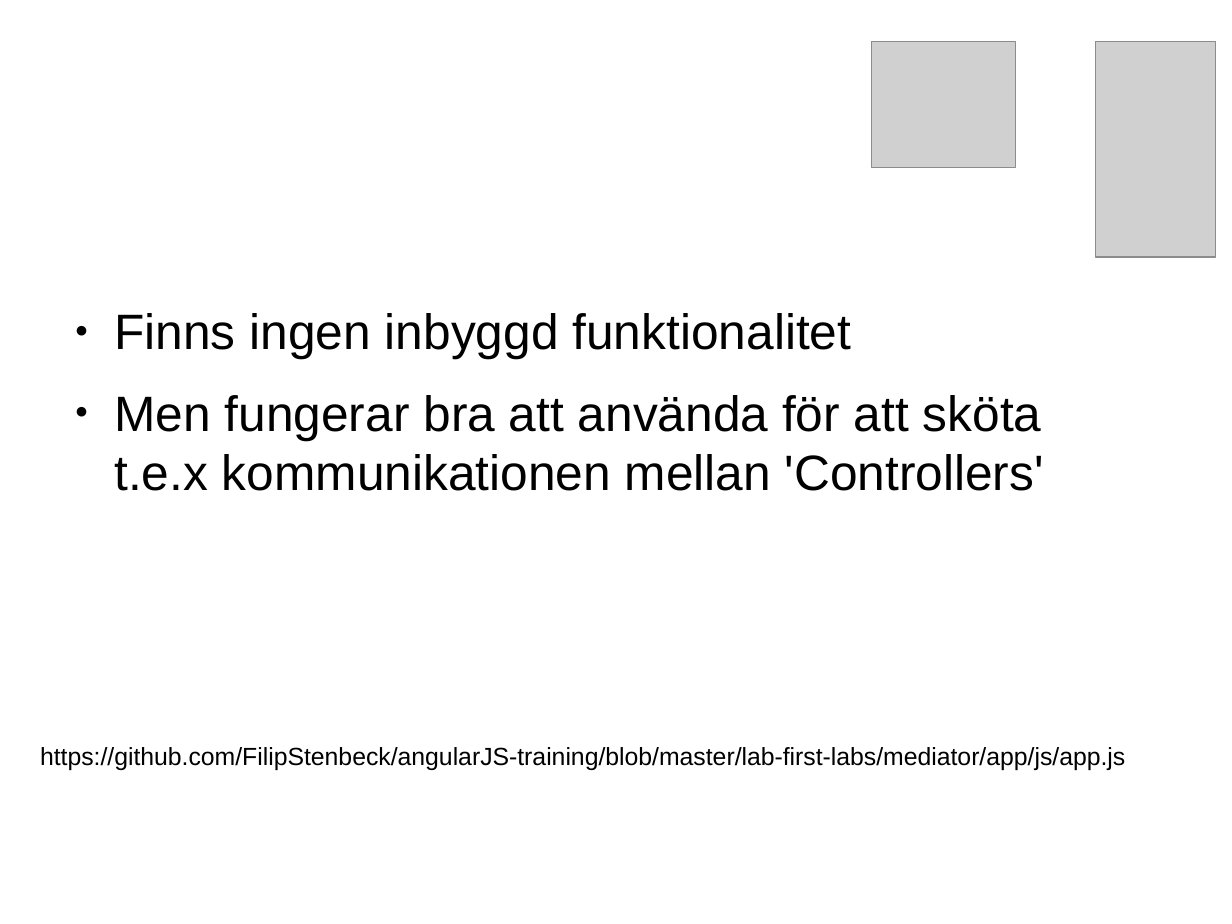
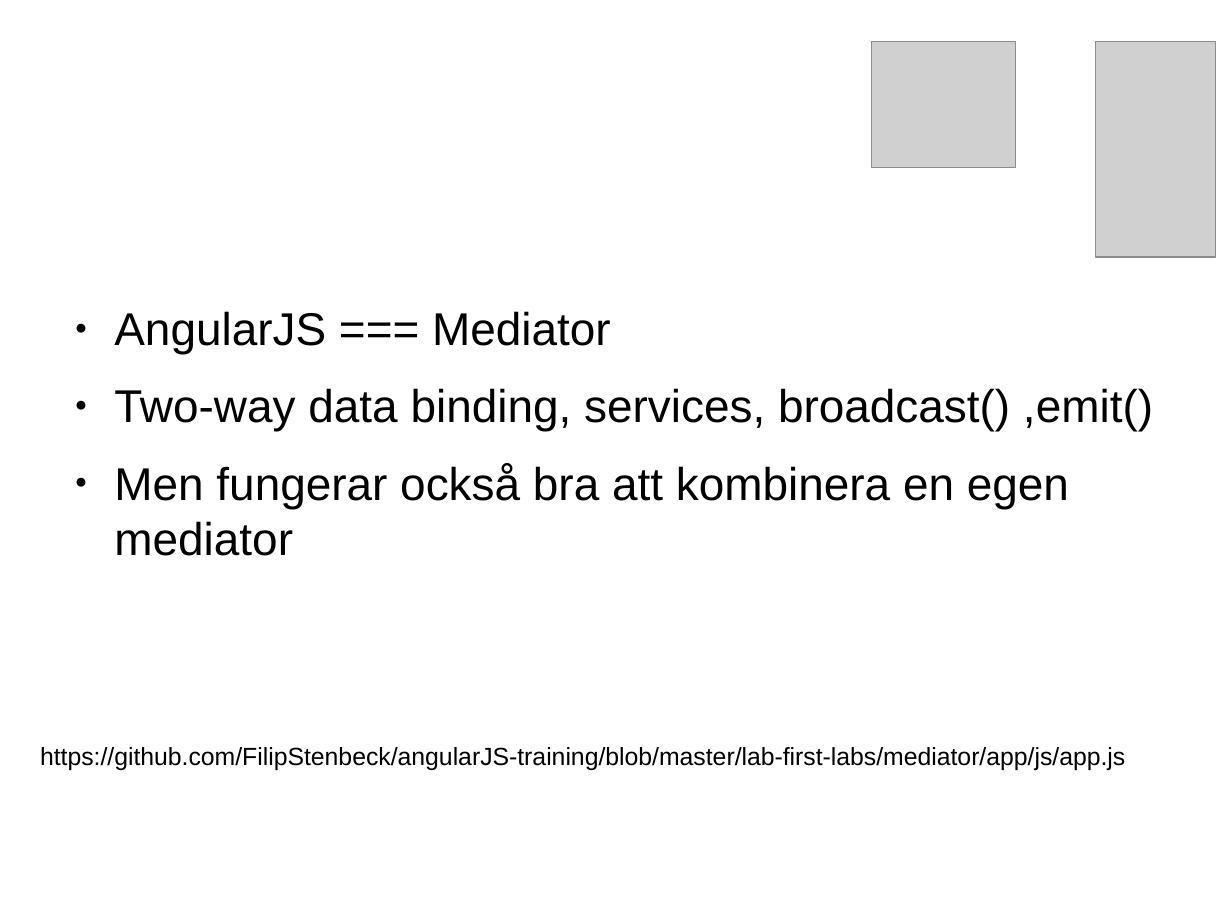
Before and after one commit to FilipStenbeck/angularJS-training, a slide deck: slide 42 of docs/JavaScript Arkitektur.odp. Drawn at 1232x924 pixels with LibreOffice and Linux fonts; fonts in the diff are those of the drawing; grey boxes stand for pictures. Boxes give left, top, right and bottom in pixels: in the first picture for what was removed or moved away, otherwise in the second. Text is boxed around its words. In the diff, an @@ line names an element or a change of style, - is before the commit and + after.

```diff
--- a/docs/JavaScript Arkitektur.odp
+++ b/docs/JavaScript Arkitektur.odp
@@ text at box(114, 311, 1153, 508): text changed; size 32 to 29.6 pt @@
-● Finns ingen inbyggd funktionalitet
-● Men fungerar bra att använda för att sköta t.e.x kommunikationen mellan 'Controllers'
+● AngularJS === Mediator
+● Two-way data binding, services, broadcast() ,emit()
+● Men fungerar också bra att kombinera en egen mediator
```
Also in this commit, not shown: 2 other slides changed, 2 other files.
